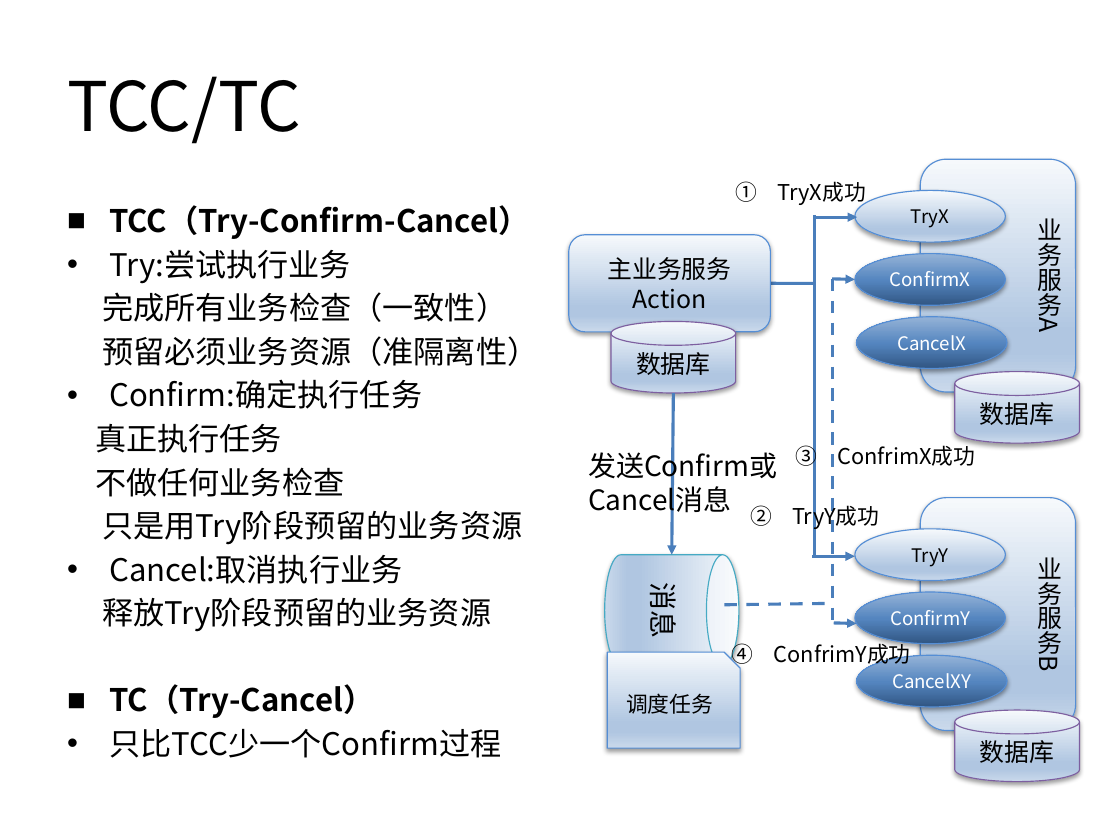
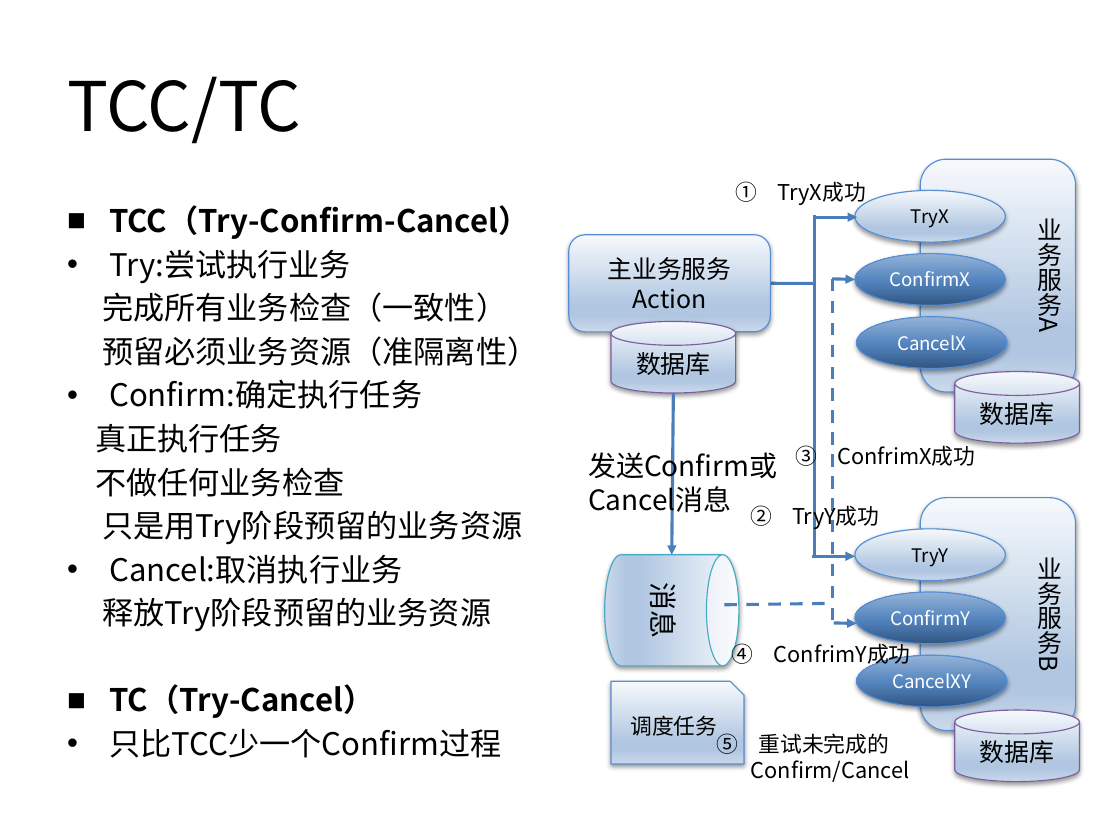
Before and after one commit to balancebeam/galaxy, a slide deck: slide 10 of galaxy-doc/分布式事务.pptx. Drawn at 1120x840 pixels with LibreOffice and Linux fonts; fonts in the diff are those of the drawing. Boxes give left, top, right and bottom in pixels: in the first picture for what was removed or moved away, otherwise in the second. Text is boxed around its words. In the diff, an @@ line names an element or a change of style, - is before the commit and + after.

Commit message:
modify ppt

```diff
--- a/galaxy-doc/分布式事务.pptx
+++ b/galaxy-doc/分布式事务.pptx
@@ snip rect "调度任务": place and size @@
-snip rect "调度任务" at (607, 652, 740, 748)
+snip rect "调度任务" at (612, 681, 745, 764)
@@ text added at (751, 733, 910, 782), 14 pt, text #000000 @@
+5. 重试未完成的
+Confirm/Cancel
```
Also in this commit, not shown: 2 other slides changed, 1 slide added, 2 other files.
